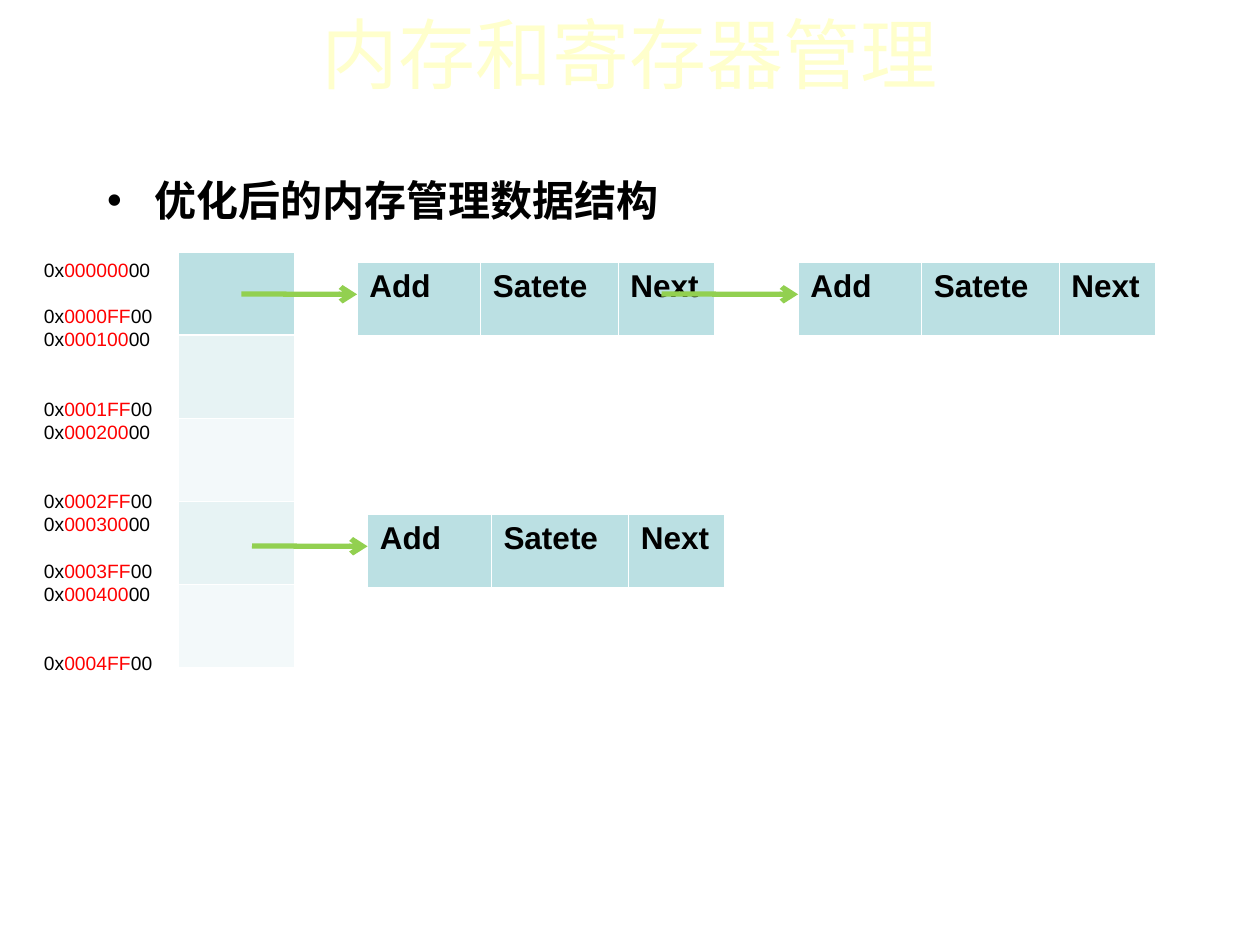
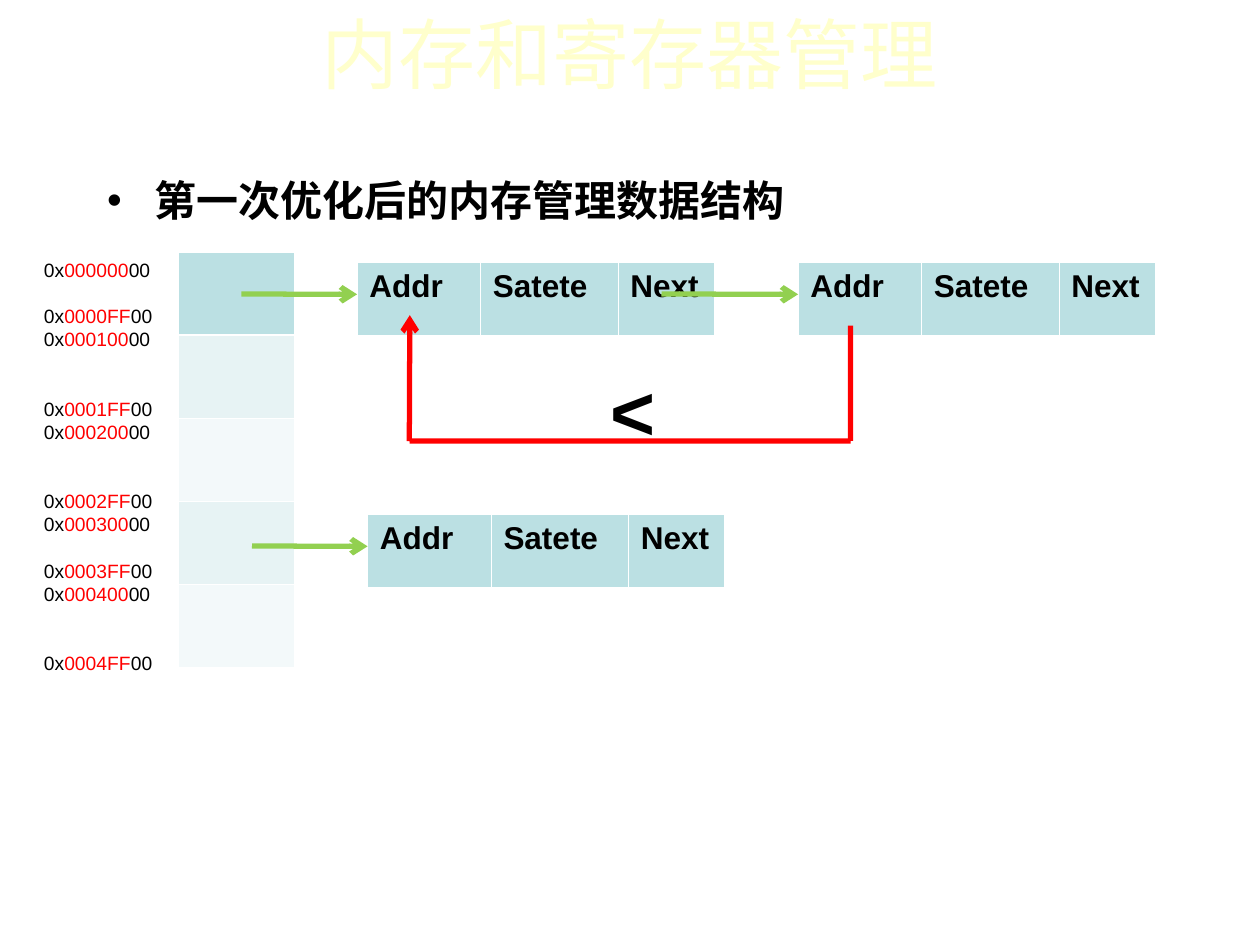
Before and after one commit to iidx/devilheart, a slide deck: slide 12 of doc/TaintAnalysis.ppt. Drawn at 1260x945 pixels with LibreOffice and Linux fonts; fonts in the diff are those of the drawing; background and template pictures are left out. Boxes give left, top, right and bottom in pixels: in the first picture for what was removed or moved away, otherwise in the second. Text is boxed around its words. In the diff, an @@ line names an element or a change of style, - is before the commit and + after.

```diff
--- a/doc/TaintAnalysis.ppt
+++ b/doc/TaintAnalysis.ppt
@@ text at [154,180,784,220]: text changed @@
-• 优化后的内存管理数据结构
+• 第一次优化后的内存管理数据结构
@@ table at [357,262,713,335] @@
-row 1, column 1: Add
+row 1, column 1: Addr
@@ table at [798,262,1154,335] @@
-row 1, column 1: Add
+row 1, column 1: Addr
@@ arrow added from (410, 441) to (410, 315), #FF0000 3 pt @@
@@ line added from (850, 325) to (850, 441), #FF0000 3 pt @@
@@ text added at [598,357,746,462], 44 pt, text #000000, bold @@
+<
@@ line added from (850, 441) to (410, 441), #FF0000 3 pt @@
@@ table at [368,514,724,587] @@
-row 1, column 1: Add
+row 1, column 1: Addr
```
Also in this commit, not shown: 6 other slides changed, 1 slide added.
